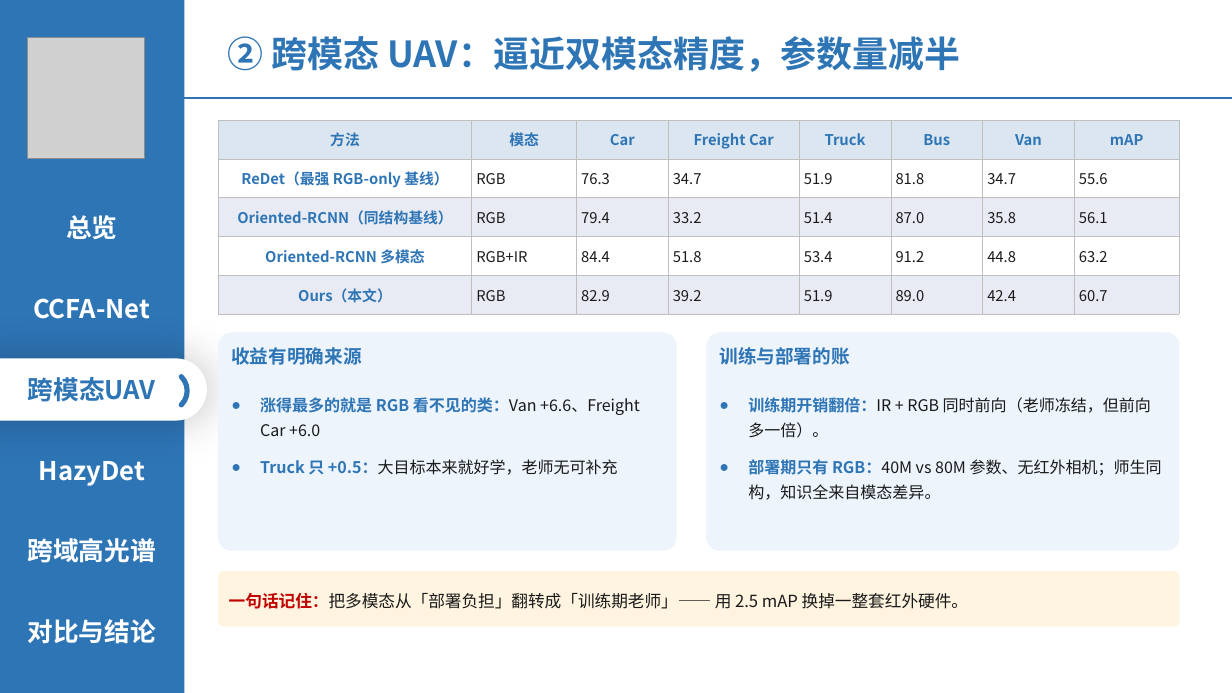
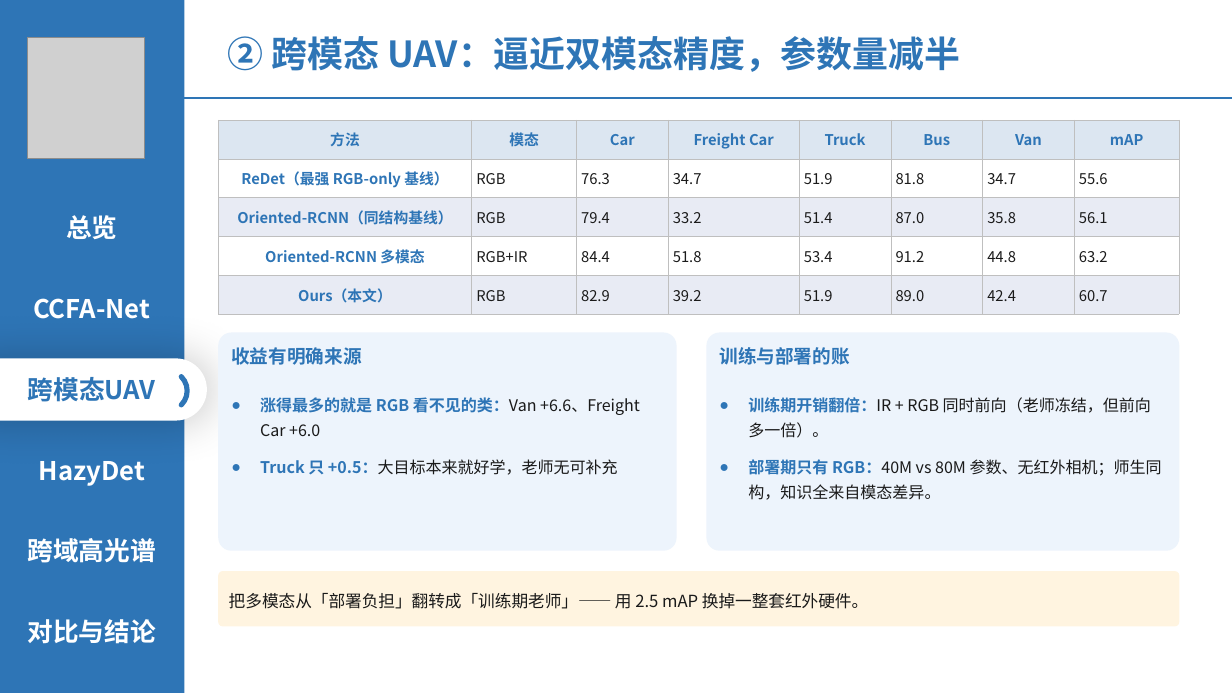
Before and after one commit to 139876/paper-notes, a slide deck: slide 10 of 论文精读/3-HazyDet精读/附件/四篇论文-组会汇报.pptx. Drawn at 1232x693 pixels with LibreOffice and Linux fonts; fonts in the diff are those of the drawing; grey boxes stand for pictures. Boxes give left, top, right and bottom in pixels: in the first picture for what was removed or moved away, otherwise in the second. Text is boxed around its words. In the diff, an @@ line names an element or a change of style, - is before the commit and + after.

```diff
--- a/论文精读/3-HazyDet精读/附件/四篇论文-组会汇报.pptx
+++ b/论文精读/3-HazyDet精读/附件/四篇论文-组会汇报.pptx
@@ text in rounded rectangle at [229,593,868,609]: text changed @@
-一句话记住：把多模态从「部署负担」翻转成「训练期老师」—— 用 2.5 mAP 换掉一整套红外硬件。
+把多模态从「部署负担」翻转成「训练期老师」—— 用 2.5 mAP 换掉一整套红外硬件。
```
Also in this commit, not shown: 9 other slides changed, 1 slide added, 2 slides removed.
